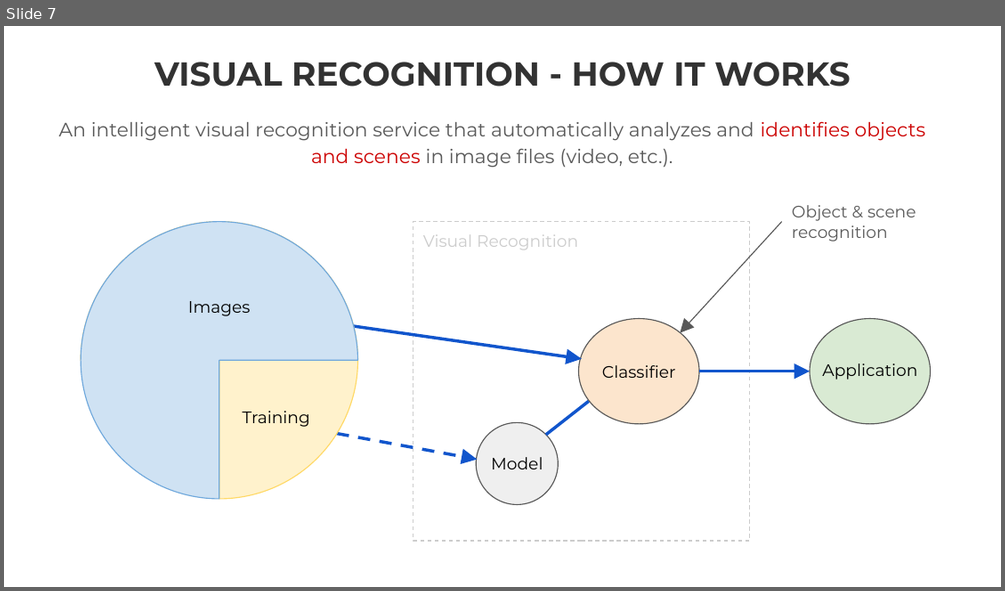
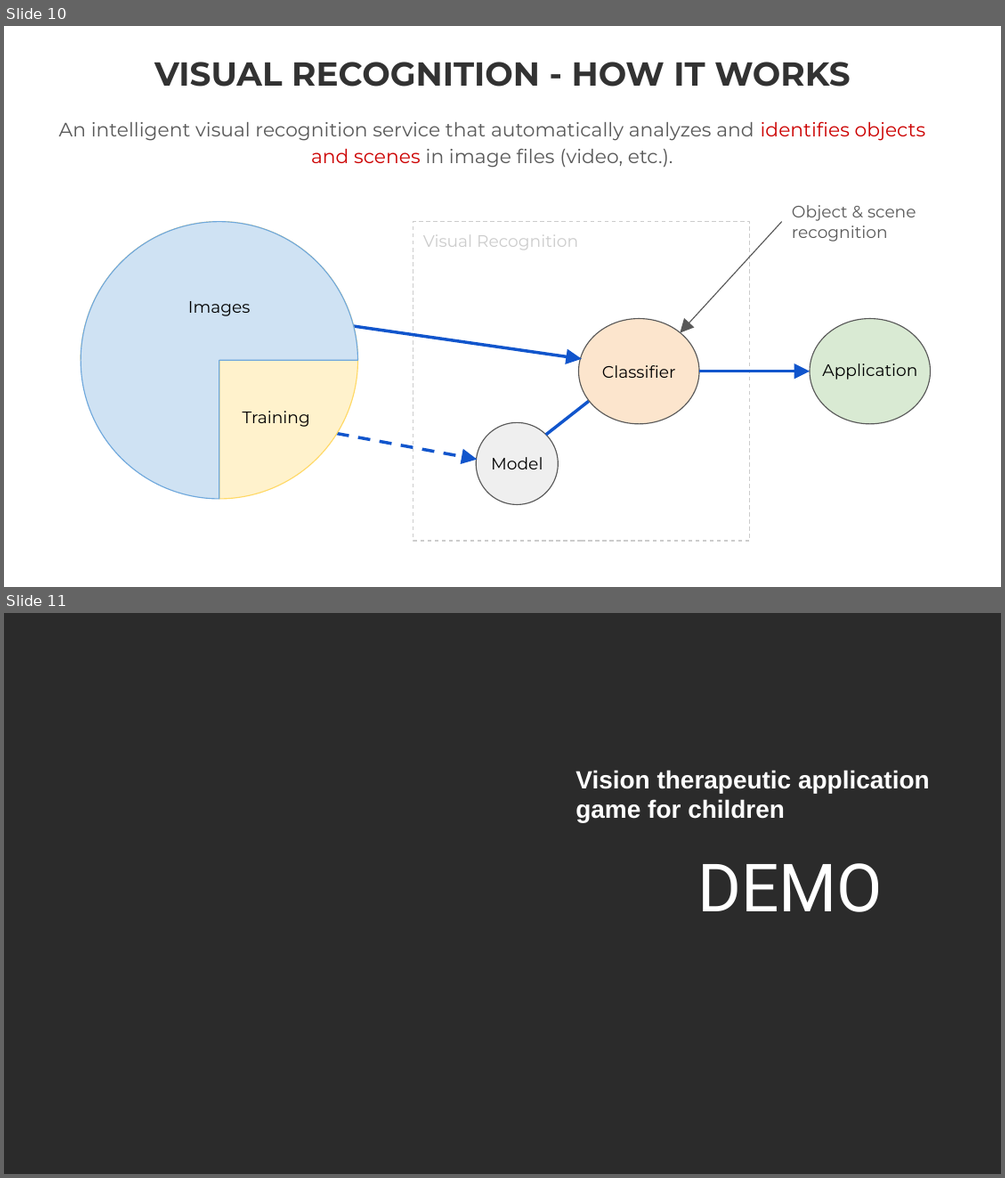
Before and after one commit to albertovalverde/cognitive-computing, a slide deck: Cognitive-NAO/Documents/presentation/Cognitive computing for Essilor.pptx. Shown one above the other, each under a label of ours: slide 7 before the commit, slides 10 and 11 after it. The pictures are 1005x591 and 1005x1178 pixels, drawn with LibreOffice and Linux fonts; fonts in the diff are those of the drawing; background and template pictures are left out; a plain dark background stands for a picture behind light text. Boxes give left, top, right and bottom in pixels: in the first picture for what was removed or moved away, otherwise in the second. Text is boxed around its words. In the diff, an @@ line names an element or a change of style, - is before the commit and + after.

```diff
--- a/Cognitive-NAO/Documents/presentation/Cognitive computing for Essilor.pptx
+++ b/Cognitive-NAO/Documents/presentation/Cognitive computing for Essilor.pptx
@@ slide 11 added at (4, 613, 1001, 1174), background picture (left out) @@
@@ text added at (575, 770, 930, 823), 18 pt, text #FEFEFE, bold @@
+Vision therapeutic application game for children
@@ text added at (697, 863, 882, 912), 48 pt, text #FFFFFF @@
+DEMO
@@ what was slide 7 is now slide 10 @@
```
Also in this commit, not shown: 3 other slides added, 1 slide removed, 6 other files.
